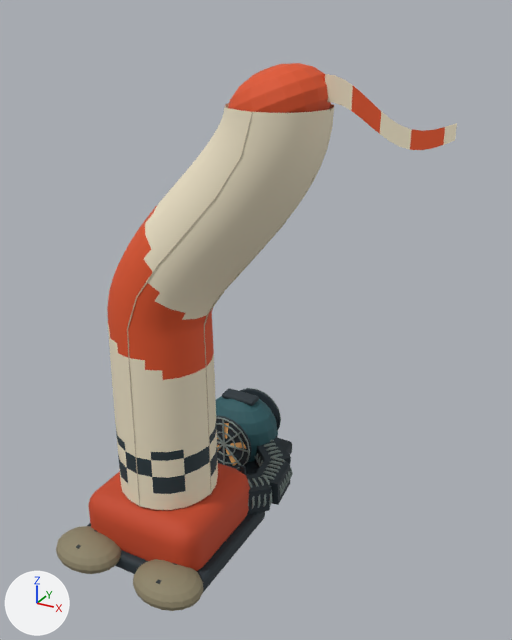
The glTF model assets/screenprint/props/checkpoint.glb, before and after one commit.
The view is the same before and after, from a camera (50 mm lens) standing at (2.68, -3.53, 3.71) and looking at (0.57, 0.3, 1.79). The lights are fixed; the arrows at lower left show +X, +Y and +Z. The first picture is the older version. Where no turn or scale is listed for an object, it has been applied to the vertices. Vertices at exactly the same position are counted once.

The first picture shows 'AirIvory', 'AirOrange', 'AirSeam', 'MachineDark', 'MachineSteel', 'MachineTeal', 'RibbonOrange', 'Sandbag', 'StaticOrange' and 1 more.
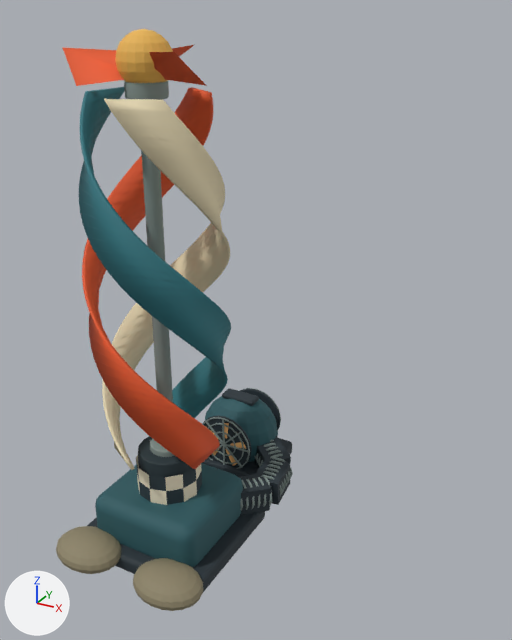
Where the newer file only moved an object's origin or applied its transform, the numbers keep the older frame.

Diff of the bpy script that builds the scene:
```diff
--- a/assets/screenprint/props/checkpoint.glb.py
+++ b/assets/screenprint/props/checkpoint.glb.py
@@ me_cube_003 @@
-me_cube_003.from_pydata(...)  # 2520 vertices, 3880 faces; spans x -0.041..0.999, y -0.2..0.872, z -0.157..0.359
+me_cube_003.from_pydata(...)  # 2592 vertices, 4020 faces; spans x 0.111..0.999, y -0.611..0.872, z -0.157..3.21
+# me_cube_003 part 1: a new loose piece of 96 vertices spanning x 0.23..0.49, y -0.611..-0.351, z 0.48..0.58, in mat_machinesteel (grey #84938e)
+# me_cube_003 part 2: a new loose piece of 96 vertices spanning x 0.23..0.49, y -0.611..-0.351, z 2.98..3.08, in mat_machinesteel (grey #84938e)
+# me_cube_003 part 3: a new loose piece of 72 vertices spanning x 0.305..0.415, y -0.536..-0.426, z -0.03..3.21, in mat_machinesteel (grey #84938e)
+# other edits to the shape of me_cube_003 do not show in these pictures
 me_cube_003.materials.append(mat_machinesteel)
@@ ob_airivory @@
-ob_airivory = bpy.data.objects.new('AirIvory', me_pressurefabric)
@@ ob_airorange @@
-ob_airorange = bpy.data.objects.new('AirOrange', me_sphere)
@@ ob_airseam @@
-ob_airseam = bpy.data.objects.new('AirSeam', me_cube_008)
@@ ob_ribbonorange @@
-ob_ribbonorange = bpy.data.objects.new('RibbonOrange', me_tipstreamer)
@@ ob_staticorange @@
-ob_staticorange = bpy.data.objects.new('StaticOrange', me_cube)
@@ ob_vortexteal @@
+ob_vortexteal = bpy.data.objects.new('VortexTeal', me_helicalsail_002)  # 164 vertices, 324 faces; spans x -0.42..0.48, y -0.48..0.44, z 0.8..3.25; in mat_vortexteal (cyan #327983)
+ob_vortexteal.location = (0.0, 0.0, 0.0)
@@ ob_vortexorange @@
+ob_vortexorange = bpy.data.objects.new('VortexOrange', me_helicalsail)  # 174 vertices, 330 faces; spans x -0.48..0.42, y -0.48..0.48, z 0.8..3.5; in mat_vortexorange (orange #eb5c2d)
+ob_vortexorange.location = (0.0, 0.0, 0.0)
@@ ob_vortexivory @@
+ob_vortexivory = bpy.data.objects.new('VortexIvory', me_helicalsail_001)  # 164 vertices, 324 faces; spans x -0.46..0.46, y -0.39..0.48, z 0.8..3.25; in mat_vortexivory (beige #efe1bb)
+ob_vortexivory.location = (0.0, 0.0, 0.0)
@@ ob_vortexgold @@
+ob_vortexgold = bpy.data.objects.new('VortexGold', me_sphere_002)  # a UV sphere (20 segments, 10 rings, poles along z) spanning x -0.17..0.17, y -0.17..0.17, z -0.17..0.17; in mat_vortexgold (orange #e9b453)
+ob_vortexgold.location = (0.0, 0.0, 3.43)
@@ ob_staticivory @@
+ob_staticivory = bpy.data.objects.new('StaticIvory', me_checkerdrum)  # 37 vertices, 24 faces; spans x -0.24..0.24, y -0.24..0.24, z 0.44..0.68; in mat_airivory (beige #eee3c7)
+ob_staticivory.location = (0.0, 0.0, 0.0)
@@ ob_staticink @@
+ob_staticink = bpy.data.objects.new('StaticInk', me_cylinder_001)  # 133 vertices, 212 faces; spans x -0.24..0.24, y -0.24..0.24, z -0.175..0.175; in mat_airink (dark cyan #26363c)
+ob_staticink.location = (0.0, 0.0, 0.6)
```

Changed parts and their boxes [x1, y1, x2, y2] in the pictures (512 x 640 px):
'AirIvory', deleted: before [107, 103, 334, 510]
'VortexTeal', added (cyan): after [79, 87, 231, 418]
'VortexOrange', added (orange): after [62, 45, 220, 469]
'VortexIvory', added (beige): after [102, 99, 230, 470]
'StaticOrange', deleted: before [89, 463, 250, 571]
'MachineSteel', reshaped: before [216, 388, 293, 509]; after [124, 81, 293, 510]
'AirOrange', deleted: before [228, 63, 331, 113]
'RibbonOrange', deleted: before [321, 74, 457, 150]
'VortexGold', added (orange): after [115, 29, 173, 83]
'StaticInk', added: after [136, 436, 202, 505]
'StaticIvory', added: after [136, 456, 202, 505]
'AirSeam', deleted: before [127, 109, 331, 506]
part 1 of me_cube_003, added (mostly hidden): after [150, 438, 175, 457]
part 2 of me_cube_003, added: after [124, 81, 169, 100]
part 3 of me_cube_003, added: after [141, 150, 173, 403]
'MachineTeal', unchanged, uncovered by the edit: before [216, 396, 278, 462]; after [95, 396, 278, 568]
